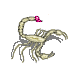
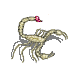
Layer changes from the first (72, 72) image to the second:
painted on "teamcolor" over [35, 16, 41, 22]
added layer "Muster3" above "New Layer" over [12, 17, 68, 61]
